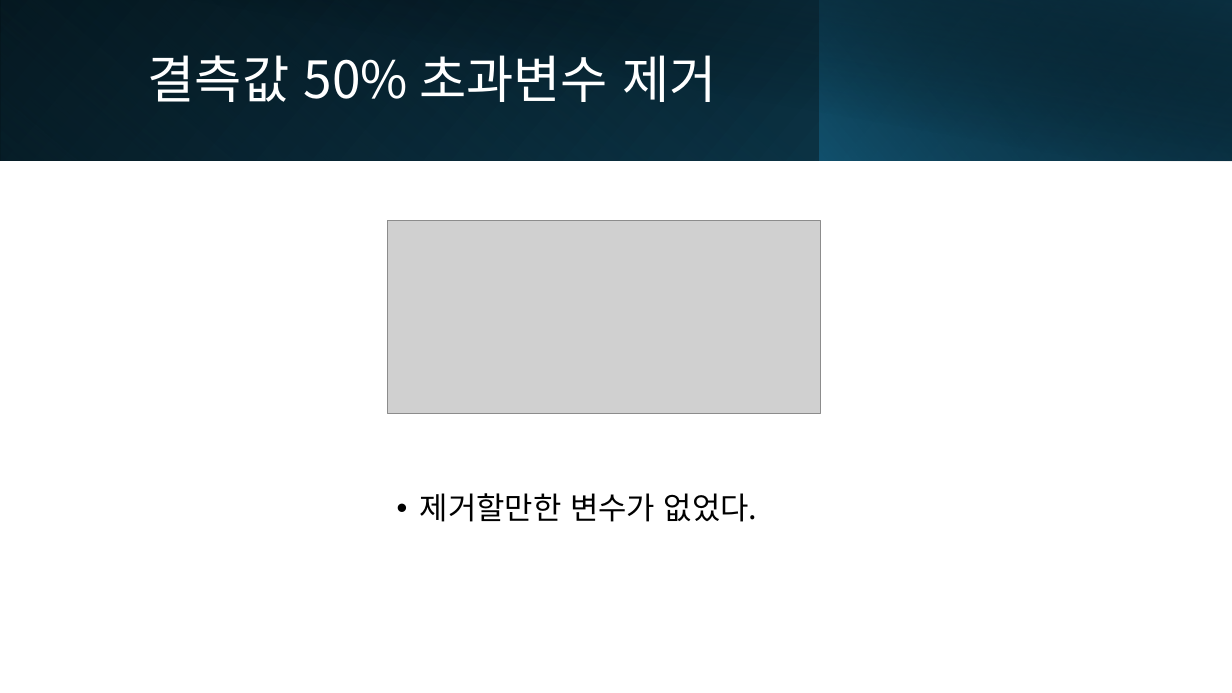
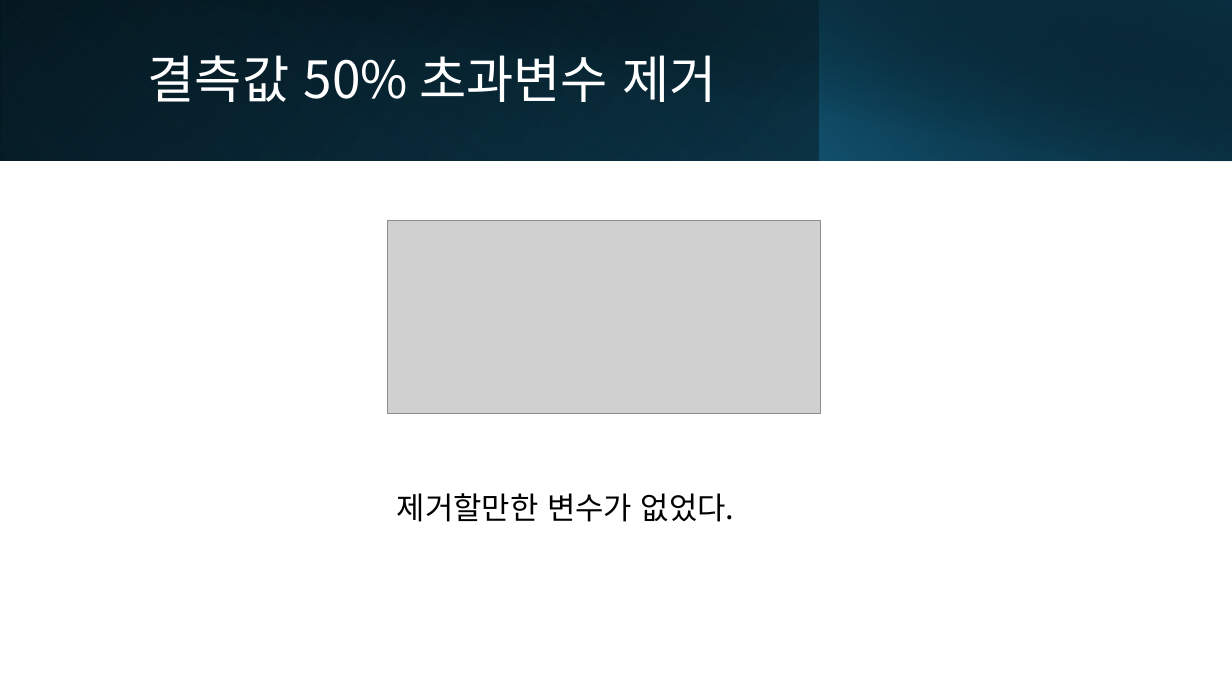
Before and after one commit to shdhkim/BikeRentalAnalysis, a slide deck: slide 7 of 자전거 대여 분석 프로젝트.pptx. Drawn at 1232x693 pixels with LibreOffice and Linux fonts; fonts in the diff are those of the drawing; grey boxes stand for pictures. Boxes give left, top, right and bottom in pixels: in the first picture for what was removed or moved away, otherwise in the second. Text is boxed around its words. In the diff, an @@ line names an element or a change of style, - is before the commit and + after.

```diff
--- a/자전거 대여 분석 프로젝트.pptx
+++ b/자전거 대여 분석 프로젝트.pptx
@@ text "제거할만한 변수가 없었다." at bbox=[397, 493, 734, 522]: bullet • to none @@
```
Also in this commit, not shown: 6 other slides changed.
